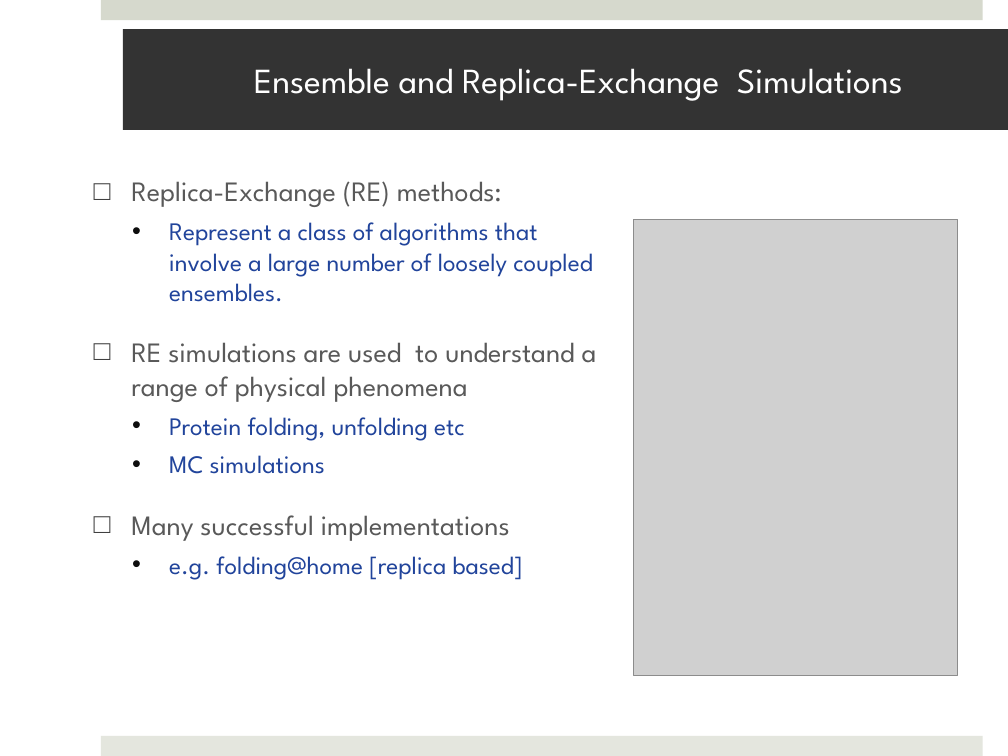
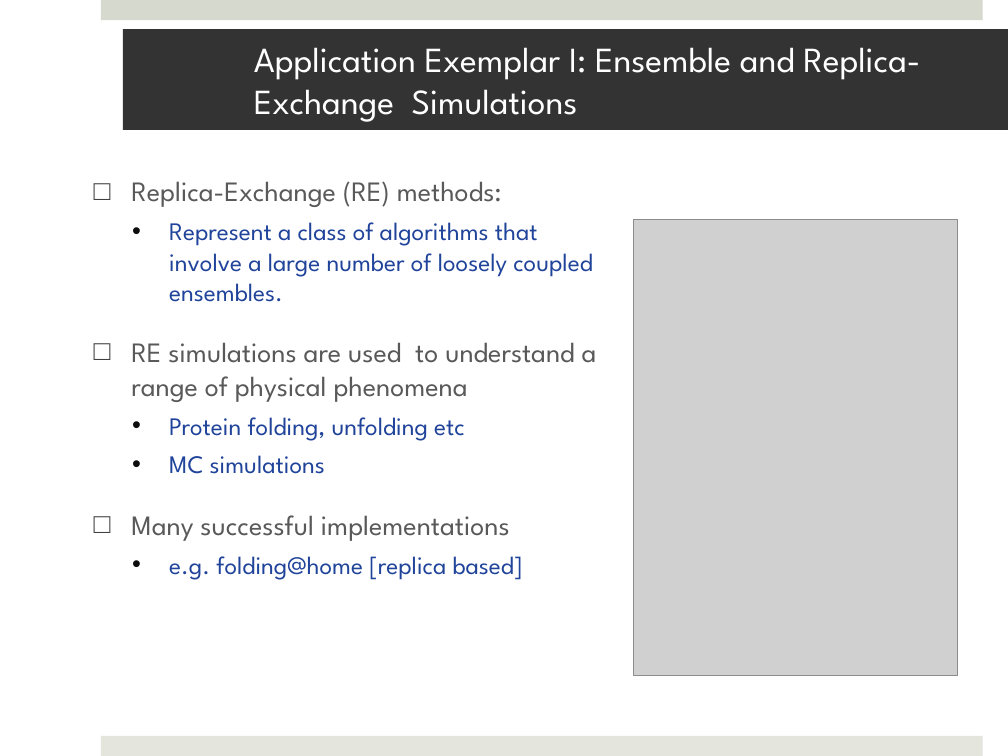
Before and after one commit to saga-project/saga-cpp-legacy-projects, a slide deck: slide 7 of saga-talks/abstractions_for_ls-microsoft.pptx (slide 10 before the commit). Drawn at 1008x756 pixels with LibreOffice and Linux fonts; fonts in the diff are those of the drawing; grey boxes stand for pictures; background and template pictures are left out. Boxes give left, top, right and bottom in pixels: in the first picture for what was removed or moved away, otherwise in the second. Text is boxed around its words. In the diff, an @@ line names an element or a change of style, - is before the commit and + after.

```diff
--- a/saga-talks/abstractions_for_ls-microsoft.pptx
+++ b/saga-talks/abstractions_for_ls-microsoft.pptx
@@ title at (x1=254, y1=47, x2=920, y2=122): text changed @@
-Ensemble and Replica-Exchange Simulations
+Application Exemplar I: Ensemble and Replica-Exchange Simulations
```
Also in this commit, not shown: 7 other slides changed, 4 slides added, 2 slides removed.
